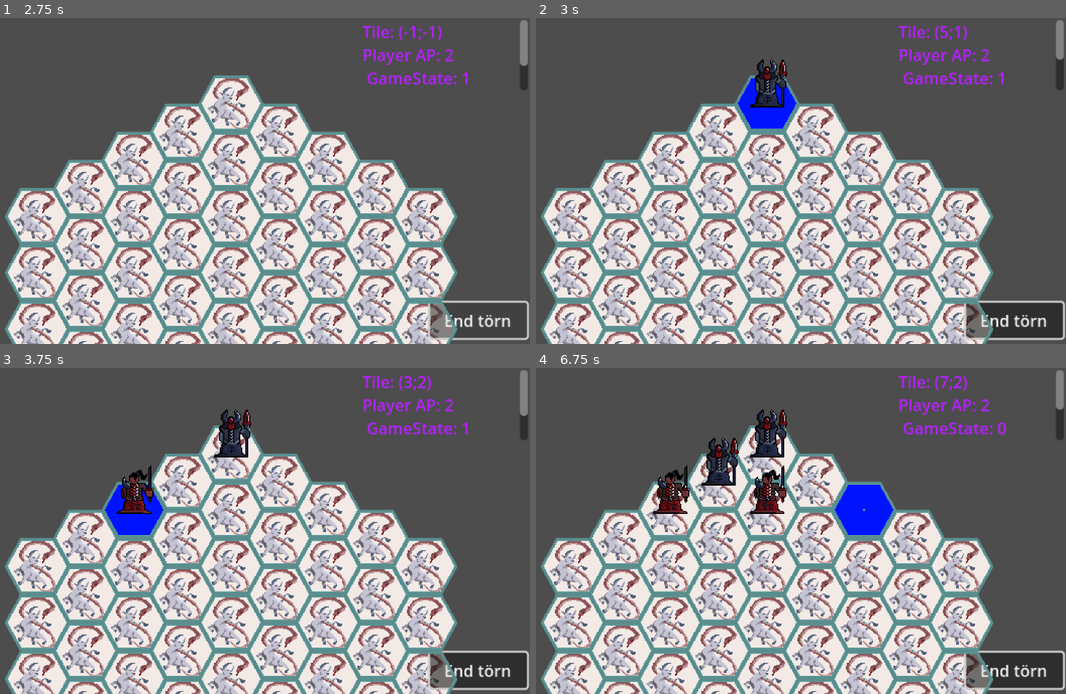
Above: before the commit, frames 1-4 (two rows, left to right).
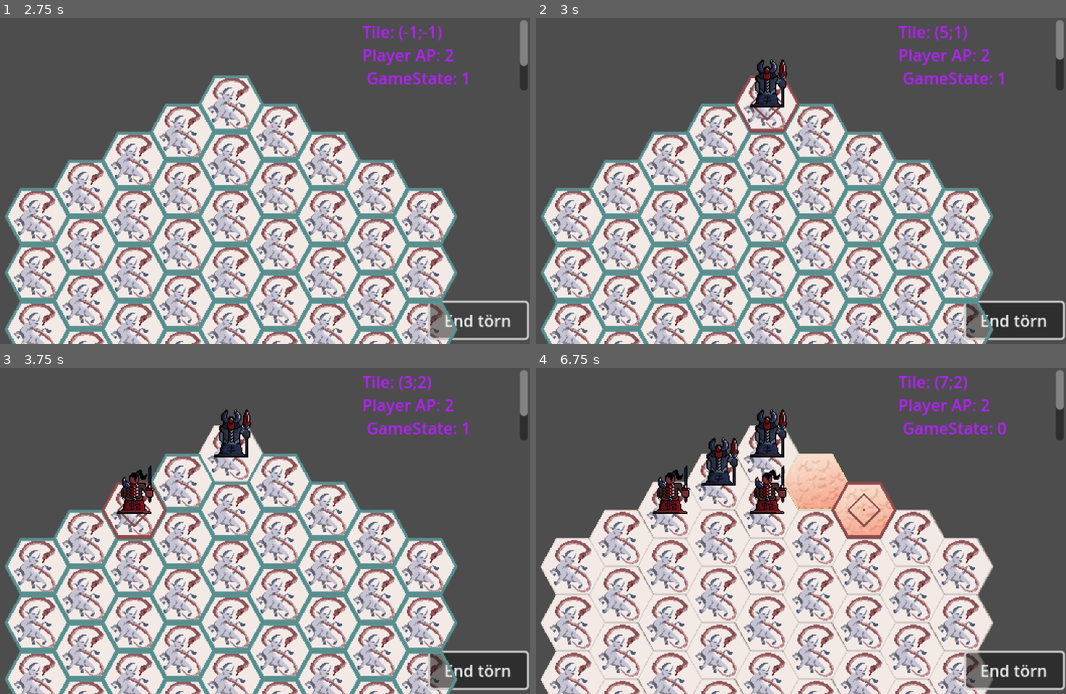
Above: after the commit, the same moments.

Repository: jy4be/gamejam-2025
Game: Godot game, scene res://root.tscn
Two runs of this game, one before a commit and one after it. Both use one fixed random seed, a clock stepped at 60 frames per second and the inputs below.
Inputs (mouse positions are in pixels of both pictures, inside the frame that each line leads up to):
- Up to frame 1 (2.75 s): click "End törn" at 0.5 s; click "End törn" at 1.25 s; click "End törn" at 2 s
- Up to frame 2 (3 s): tap Enter at 2.75 s; move the mouse to (769, 102) at 2.77 s; hold E from 2.78 s (still down); click (769, 102) at 2.92 s
- Up to frame 3 (3.75 s): tap Space at 3.5 s; move the mouse to (132, 511) at 3.52 s; release E at 3.53 s; tap E at 3.6 s; click (132, 511) at 3.67 s
- Up to frame 4 (6.75 s): tap Enter at 4.25, 5.75 s; move the mouse to (716, 482) at 4.27 s; hold E 4.28-5.03 s; click (716, 482) at 4.42 s; tap Space at 5, 6.5 s; move the mouse to (769, 511) at 5.02 s; tap E at 5.1, 6.6 s; click (769, 511) at 5.17 s; move the mouse to (816, 482) at 5.77 s; hold E 5.78-6.53 s; click (816, 482) at 5.92 s; move the mouse to (864, 511) at 6.52 s; click (864, 511) at 6.67 s

Frame 1 is identical in both runs. In frame 2, 1.2% of the frame differs, in the area x 37-50%, y 17-36%; in frame 3, 1.4%; in frame 4, 12%, in the area x 0-87%, y 17-100%.

Commit message:
BugFix: gamestate stuck when tile flipped by opposite team

Diff:
--- a/GameState.gd
+++ b/GameState.gd
@@ -26,29 +26,27 @@
 				setTileArrayFlag(selectableTiles, Tile.TILE_STATE.SELECTABLE, true)
 		GAME_STATE.EFFECT:
 			if selectedTileIndex in selectableTiles:
-
 				currentEffect.onSelection(selectedTileIndex)
 				var openPair: Array[Vector2i] = getDuplicateTile(GlobalVariables.map.mapBuffer)
 				if !openPair.is_empty():
-
 					setTileArrayFlag(selectableTiles, Tile.TILE_STATE.SELECTABLE, false)
-					setTileArrayFlag(openPair, Tile.TILE_STATE.ALREADY_TRIGGERED, true)
 					currentEffect = GlobalVariables.map.getTile(openPair[0]).tileEffect
 					currentState = GAME_STATE.EFFECT
 					var secondaryTile: Vector2i = openPair[openPair.find_custom(func(t:Vector2i): return t != selectedTileIndex)]
 					selectableTiles = currentEffect.onStart(
 						selectedTileIndex,
 						secondaryTile)
-
 					if !selectableTiles.is_empty():
 						setTileArrayFlag(selectableTiles, Tile.TILE_STATE.SELECTABLE, true)
+					else:
+						currentState=GAME_STATE.NORMAL
 				elif GlobalVariables.players.find_custom(func(p:Player): return p.generalsToPlace > 0) == -1:
 					currentState = GAME_STATE.NORMAL
-					#setTileArrayFlag(selectableTiles, Tile.TILE_STATE.SELECTABLE, false)
+					setTileArrayFlag(selectableTiles, Tile.TILE_STATE.SELECTABLE, false)
 				else:
 					currentState = GAME_STATE.LAUNCH
 					endTurn()
-					#setTileArrayFlag(selectableTiles, Tile.TILE_STATE.SELECTABLE, false)
+					setTileArrayFlag(selectableTiles, Tile.TILE_STATE.SELECTABLE, false)
 
 func setTileArrayFlag(tiles: Array[Vector2i], flag:Tile.TILE_STATE, value: bool):
 	for tile in tiles:
--- a/Scripts/IEffect.gd
+++ b/Scripts/IEffect.gd
@@ -4,6 +4,10 @@
 # returns Array<Vector2i>
 func onStart(primaryTile : Vector2i, secondaryTile : Vector2i) -> Array[Vector2i]:
 	if !isTeamEffect() || getUnitOnTile(primaryTile).controller == getUnitOnTile(secondaryTile).controller :
+		if primaryTile != Vector2i(-1, -1):
+			GlobalVariables.map.getTile(primaryTile).setStateFlag(Tile.TILE_STATE.ALREADY_TRIGGERED, true)
+		if secondaryTile != Vector2i(-1, -1):
+			GlobalVariables.map.getTile(secondaryTile).setStateFlag(Tile.TILE_STATE.ALREADY_TRIGGERED, true)
 		return intern_onStart(primaryTile,secondaryTile)
 	return []
 
--- a/Scripts/Tile.gd
+++ b/Scripts/Tile.gd
@@ -3,6 +3,7 @@
 
 @onready var sprite: Sprite2D = $Sprite2D
 @onready var selectable: Sprite2D = $Sprite2D/Selection
+@onready var hover: Sprite2D = $Sprite2D/Hover
 
 var _tileState: int = 0
 var tileEffect : IEffect = null
@@ -26,11 +27,12 @@
 
 func updateTileTexture() -> void:
 	selectable.visible = false
+	hover.visible = false
 	sprite.texture = load("res://Assets/Backface.png")
 	if isStateFlag(TILE_STATE.SELECTED):
 		sprite.texture = load("res://Assets/Bestagon_flip.png")
 	if isStateFlag(TILE_STATE.HOVERED):
-		sprite.texture = load("res://Assets/Bestagon_flop.png")
+		hover.visible = true
 	if isStateFlag(TILE_STATE.SELECTABLE):
 		selectable.visible = true
 	if isStateFlag(TILE_STATE.FLIPPED):
--- a/scenes/tile.tscn
+++ b/scenes/tile.tscn
@@ -1,8 +1,9 @@
-[gd_scene load_steps=4 format=3 uid="uid://csjctkn23kt3h"]
+[gd_scene load_steps=5 format=3 uid="uid://csjctkn23kt3h"]
 
 [ext_resource type="Script" uid="uid://dpi2lser1kf0v" path="res://Scripts/Tile.gd" id="1_ywnoi"]
 [ext_resource type="Texture2D" uid="uid://bvhe4e385a76" path="res://Assets/Backface.png" id="2_ywnoi"]
 [ext_resource type="Texture2D" uid="uid://dl7ap2tw7in4a" path="res://Assets/Selection.png" id="3_jy7pm"]
+[ext_resource type="Texture2D" uid="uid://btrrtjdh0q3vs" path="res://Assets/Target.png" id="4_q7utx"]
 
 [node name="Tile" type="Node2D"]
 script = ExtResource("1_ywnoi")
@@ -25,6 +26,10 @@
 z_index = 1
 texture = ExtResource("3_jy7pm")
 
+[node name="Hover" type="Sprite2D" parent="Sprite2D"]
+z_index = 2
+texture = ExtResource("4_q7utx")
+
 [connection signal="input_event" from="Sprite2D/Area2D" to="." method="_on_area_2d_input_event"]
 [connection signal="mouse_entered" from="Sprite2D/Area2D" to="." method="_on_area_2d_mouse_entered"]
 [connection signal="mouse_exited" from="Sprite2D/Area2D" to="." method="_on_area_2d_mouse_exited"]
--- a/scenes/unit.tscn
+++ b/scenes/unit.tscn
@@ -4,7 +4,7 @@
 [ext_resource type="Script" uid="uid://j2deswpq6hns" path="res://Scripts/unit.gd" id="2_1jvru"]
 
 [node name="Unit" type="Sprite2D"]
-z_index = 1
+z_index = 3
 texture = ExtResource("1_k673f")
 offset = Vector2(0, -20)
 script = ExtResource("2_1jvru")
